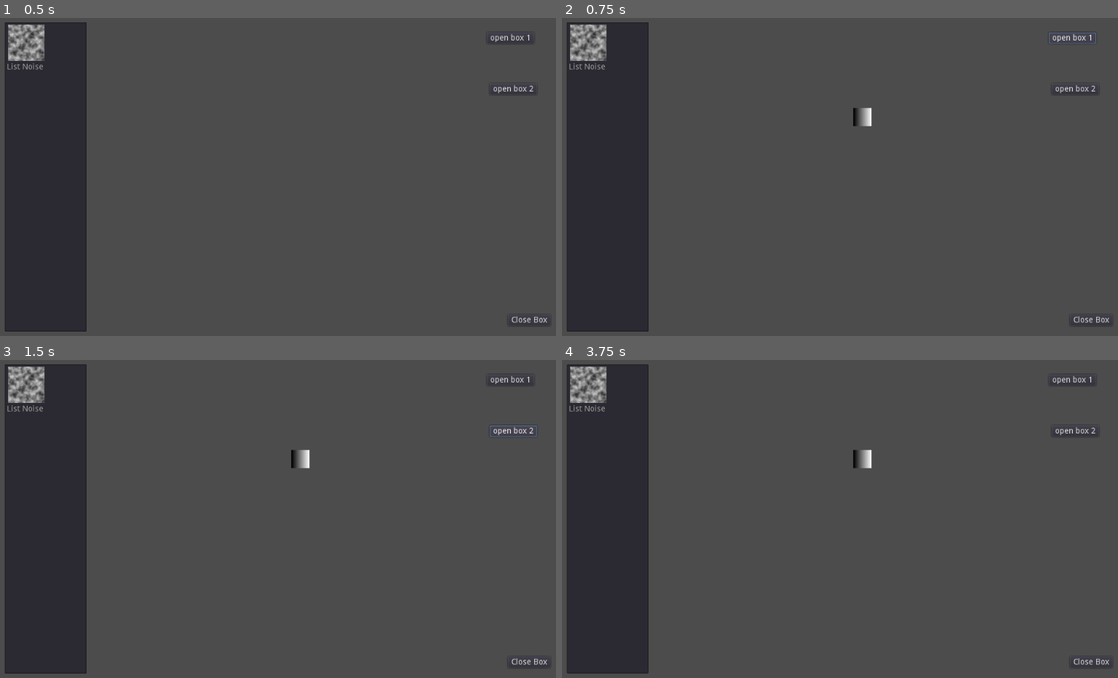
Above: before the commit, frames 1-4 (two rows, left to right).
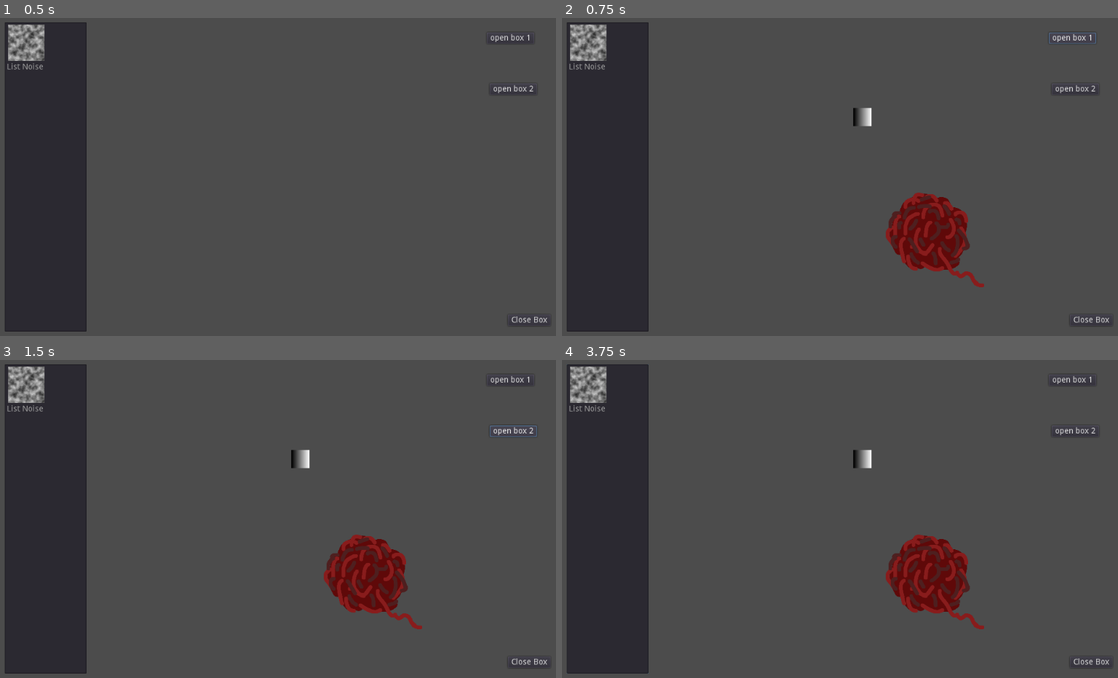
Above: after the commit, the same moments.

Repository: eforrest8/GGJ23
Game: Godot game, scene res://scenes/multi_box_test.tscn
The game is run twice, just before and just after one commit, with the same random seed, the same clock (stepped at 60 frames per second) and the same inputs. The project has no main scene, so this scene is started directly.
Inputs (mouse positions are in pixels of both pictures, inside the frame that each line leads up to):
- Up to frame 1 (0.5 s): no input
- Up to frame 2 (0.75 s): click "open box 1" at 0.5 s
- Up to frame 3 (1.5 s): click "open box 2" at 1.25 s
- Up to frame 4 (3.75 s): tap Enter at 2, 3.5 s; move the mouse to (812, 585) at 2.02 s; hold Up (ui_up) 2.03-2.75 s; click (812, 585) at 2.17 s; tap Space (ui_select) at 2.27, 2.75 s; drag from (1017, 569) to (812, 585) at 2.77 s; move the mouse to (667, 468) at 3.52 s; hold Left (ui_left) from 3.53 s (still down); click (667, 468) at 3.67 s

Frame 1 is identical in both runs. In frame 2, 2.9% of the frame differs, in the area x 58-76%, y 54-85%; in frame 3, 2.9%; in frame 4, 2.9%.

Commit message:
Add images

Diff:
--- a/Attic Game/scenes/toybox.tscn
+++ b/Attic Game/scenes/toybox.tscn
@@ -1,5 +1,6 @@
-[gd_scene load_steps=5 format=2]
+[gd_scene load_steps=7 format=2]
 
+[ext_resource path="res://assets/objects/ball-of-yarn-red.png" type="Texture" id=1]
 [ext_resource path="res://scripts/toybox.gd" type="Script" id=2]
 [ext_resource path="res://scenes/toys/toy.gd" type="Script" id=3]
 
@@ -8,6 +9,11 @@
 [sub_resource type="GradientTexture" id=2]
 gradient = SubResource( 1 )
 width = 32
+
+[sub_resource type="AtlasTexture" id=3]
+flags = 4
+atlas = ExtResource( 1 )
+region = Rect2( 0, 0, 512, 512 )
 
 [node name="Toybox" type="Node2D"]
 script = ExtResource( 2 )
@@ -19,5 +25,11 @@
 region_rect = Rect2( 0, 0, 32, 32 )
 script = ExtResource( 3 )
 
+[node name="Yarn" type="Sprite" parent="."]
+position = Vector2( 660, 398 )
+scale = Vector2( 0.429687, 0.417969 )
+texture = SubResource( 3 )
+script = ExtResource( 3 )
+
 [connection signal="child_entered_tree" from="." to="." method="_on_Toybox_child_entered_tree"]
 [connection signal="child_exiting_tree" from="." to="." method="_on_Toybox_child_exiting_tree"]
--- a/Attic Game/scenes/toys/toy.gd
+++ b/Attic Game/scenes/toys/toy.gd
@@ -27,7 +27,7 @@
 		if event.button_index == BUTTON_LEFT:
 			if get_rect().has_point(to_local(event.position)):
 				# Start dragging if the click is on the sprite.
-				if not dragging and event.pressed:
+				if not dragging and event.pressed and is_pixel_opaque(to_local(event.position)):
 					emit_signal("grabbed", self)
 					dragging = true
 			# Stop dragging if the button is released.
@@ -35,7 +35,7 @@
 				emit_signal("dropped", self)
 				dragging = false
 		if event.button_index == BUTTON_RIGHT:
-			if get_rect().has_point(to_local(event.position)):
+			if get_rect().has_point(to_local(event.position)) and is_pixel_opaque(to_local(event.position)):
 				if not rotating and event.pressed:
 					emit_signal("grabbed", self)
 					rotating = true
Not shown, added: Attic Game/assets/objects/ball-of-yarn-red.png.import
Not shown, added: Attic Game/assets/objects/half-eaten-carrot.png.import
Not shown, added: Attic Game/assets/objects/melty-candle.png.import
Not shown, added: Attic Game/assets/objects/old-photo-barn-silo.png.import
Not shown, added: Attic Game/assets/objects/old-photo-person-sitting.png.import
Not shown, added: Attic Game/assets/objects/rusty-key.png.import
Not shown, added: Attic Game/assets/objects/silver-green-ring.png.import
Not shown, added: Attic Game/assets/objects/silver-red-ring.png.import
